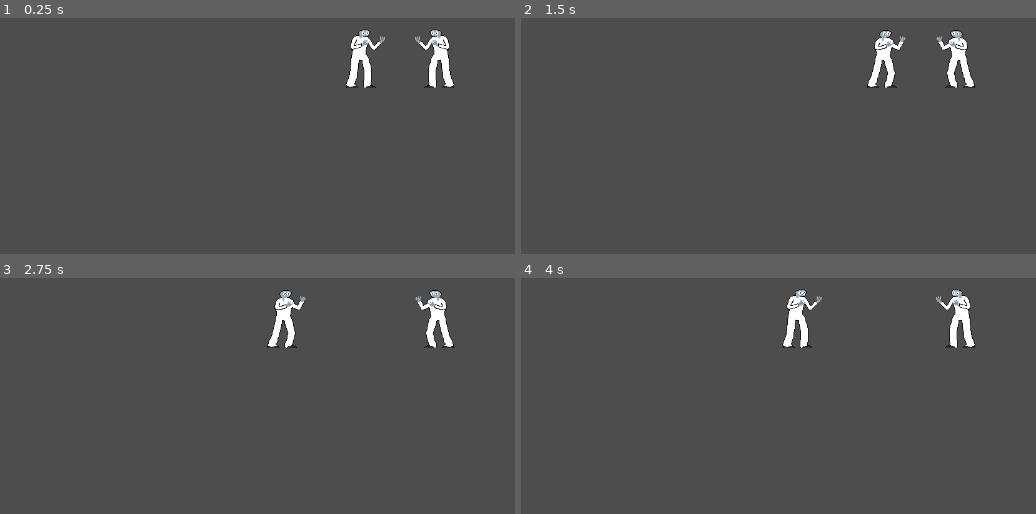
Above: before the commit, frames 1-4 (two rows, left to right).
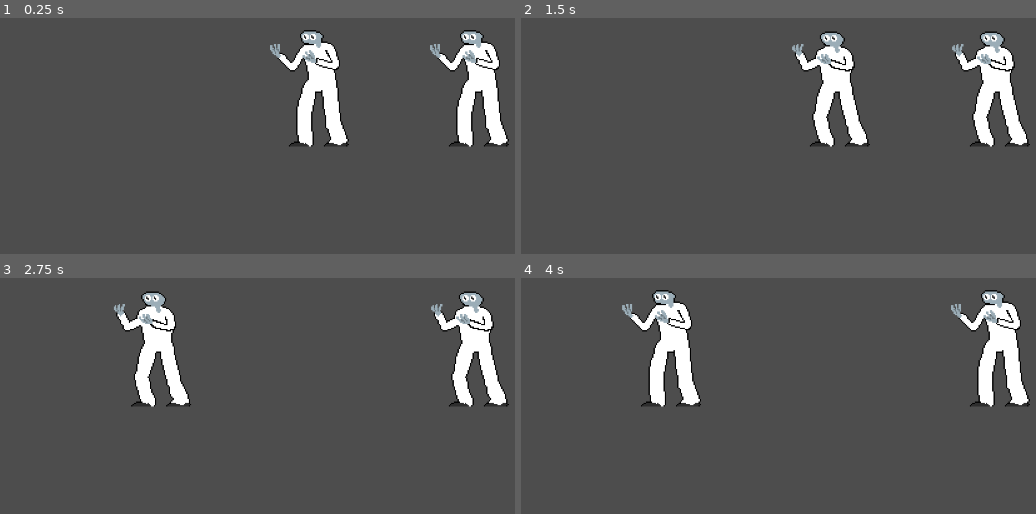
Above: after the commit, the same moments.

Repository: edenmann/class-game-1
Game: Godot game, scene res://Scenes/main.tscn
Two runs of this game, one before a commit and one after it. Both use one fixed random seed, a clock stepped at 60 frames per second and the inputs below.
Inputs:
- Up to frame 1 (0.25 s): no input
- Up to frame 2 (1.5 s): tap Enter at 1.25 s
- Up to frame 3 (2.75 s): hold A (p1_move_left) from 2.03 s (still down)
- Up to frame 4 (4 s): release A (p1_move_left) at 2.78 s

The runs differ from the first frame. In frame 1, 8.4% of the frame differs, in the area x 52-99%, y 5-55%; in frame 2, 7.9%; in frame 3, 7.9%; in frame 4, 8.4%.

Commit message:
added more to player side

Diff:
--- a/Scenes/main.tscn
+++ b/Scenes/main.tscn
@@ -11,6 +11,7 @@
 
 [node name="Camera2D" type="Camera2D" parent="."]
 position = Vector2(0, -104)
+zoom = Vector2(2, 2)
 
 [node name="Player1" parent="." instance=ExtResource("3_2bk0r")]
 position = Vector2(-64, -64)
--- a/Scripts/main.gd
+++ b/Scripts/main.gd
@@ -1,7 +1,11 @@
 extends Node2D
 
-var p1: CharacterBody2D
-var p2: CharacterBody2D
+static var p1: CharacterBody2D
+static var p2: CharacterBody2D
+
+signal p1_side_changed(side)
+signal p2_side_changed(side)
+
 
 # Called when the node enters the scene tree for the first time.
 func _ready() -> void:
@@ -9,7 +13,27 @@
 	p2= $Player2
 
 
+# pos_dif is x position difference. player 1 position minus player 2 position. used to determine which side the player is on.
+func player_side(player_num):
+
+	var pos_dif = p1.position[0] - p2.position[0]
+
+	if pos_dif <= 0:
+		if player_num == 1:
+			return "left"
+			p1_side_changed.emit("left")
+		else:
+			return "right"
+			p1_side_changed.emit("left")
+	elif pos_dif > 0:
+		if player_num == 1:
+			return "right"
+		else:
+			return "left"
+
+
+
+
 # Called every frame. 'delta' is the elapsed time since the previous frame.
 func _process(delta: float) -> void:
-	print("this is delta:" + str(delta))
-	print("player 1 position:" + str(p1.position))
+	print("player 1 position:" + str(p1.position[0]))
--- a/Scripts/player.gd
+++ b/Scripts/player.gd
@@ -1,45 +1,35 @@
 extends CharacterBody2D
 
 #@onready var camera: camera2D = get_node("")
-
-signal example
-
 
 # character movement is smoother when a multiple of 60.
 const SPEED_MULTIPLIER = 3
 const SPEED = 60.0 * SPEED_MULTIPLIER
 const JUMP_VELOCITY = -400.0
 
-
-
 static var player = 1
 
-#direction that the characters are facing, "right", or "left"
-var facing = ""
+# side that the characters are on. "left" or "right"
+var side = ""
 
 
 #when a new player node is initialized, the player
 func _init():
 	if player == 1:
-		facing = "right"
+		side = "left"
 	else:
-		facing = "left"
+		side = "right"
 
-	print(facing)
+	print(side)
 	player += 1
 	print(player)
 
 func _on_animated_sprite_2d_ready() -> void:
-	if facing == "right":
+	if side == "left":
 		$AnimatedSprite2D.flip_h = false
 	else:
 		$AnimatedSprite2D.flip_h = true
 
-#func face_direction():
-#	if facing == "right":
-#		char_animation.flip_h = false
-#	else:
-#		char_animation.flip_h = true
 
 #takes in general action then changes to player specific action (ie: "move_left" -> "p1_move_left")
 func player_action(action):
@@ -69,3 +59,9 @@
 		velocity.x = move_toward(velocity.x, 0, SPEED)
 
 	move_and_slide()
+
+
+	if Main.player_side(player) == "left":
+		$AnimatedSprite2D.flip_h = false
+	else:
+		$AnimatedSprite2D.flip_h = true
--- a/project.godot
+++ b/project.godot
@@ -15,6 +15,10 @@
 config/features=PackedStringArray("4.3", "Forward Plus")
 run/max_fps=120
 config/icon="res://icon.svg"
+
+[autoload]
+
+Main="*res://Scripts/main.gd"
 
 [display]
 
